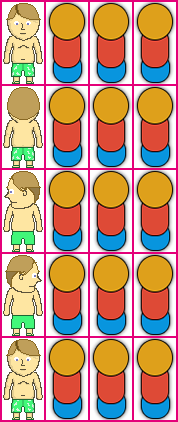
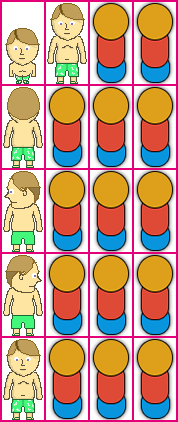
Two versions of the same layered image (178 x 422). Layer-by-layer changes:
renamed "Idle 2" to "Front 2", painted on it over (46, 2, 88, 84)
painted on "Front 1" over (3, 3, 43, 84)
